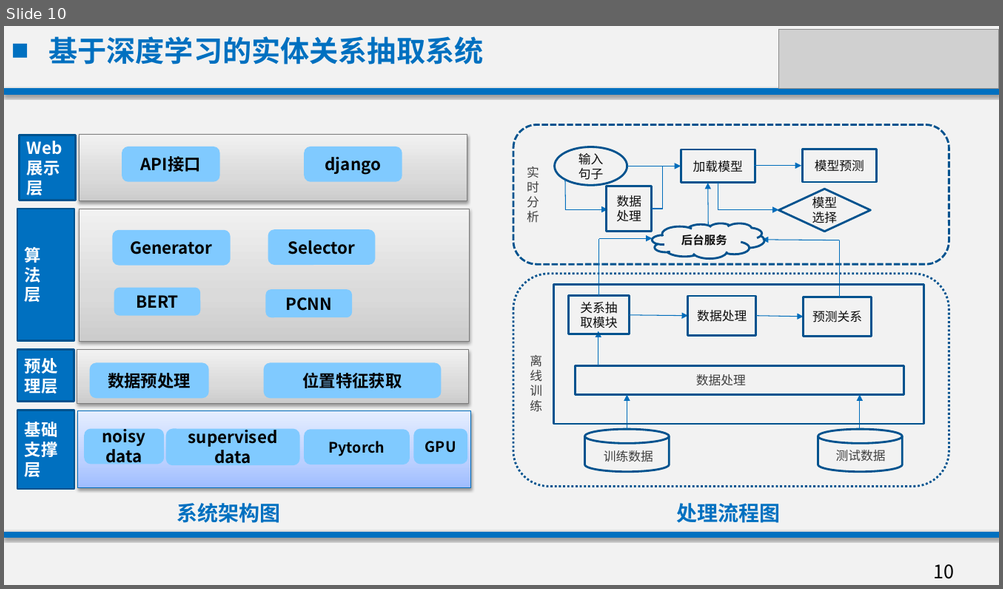
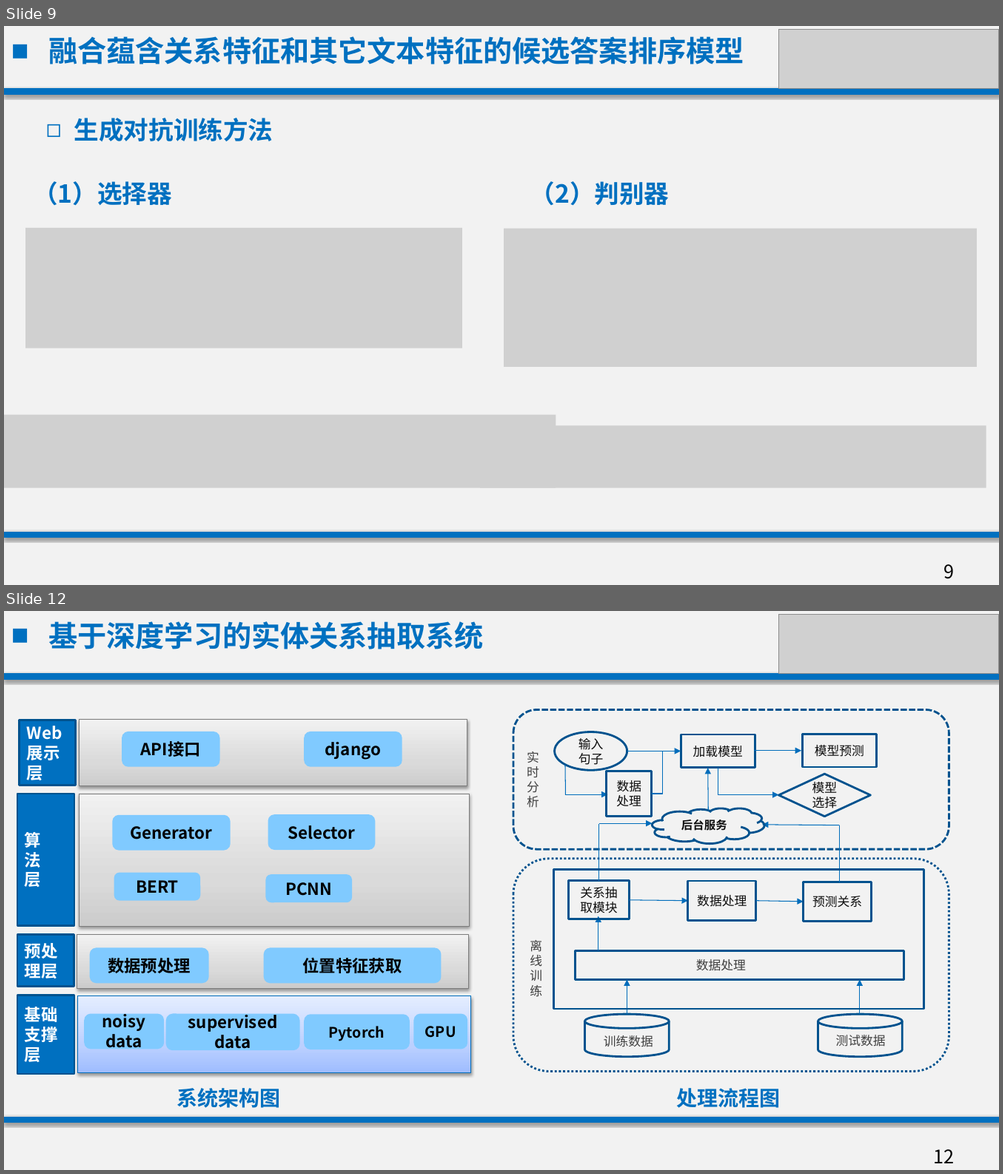
Before and after one commit to Mrbendy/djangohkh, a slide deck: mid/何康镐中期答辩.pptx. Shown one above the other, each under a label of ours: slide 10 before the commit, slides 9 and 12 after it; the slides between them are not shown. The pictures are 1003x589 and 1003x1174 pixels, drawn with LibreOffice and Linux fonts; fonts in the diff are those of the drawing; grey boxes stand for pictures; background and template pictures are left out. Boxes give left, top, right and bottom in pixels: in the first picture for what was removed or moved away, otherwise in the second. Text is boxed around its words. In the diff, an @@ line names an element or a change of style, - is before the commit and + after.

```diff
--- a/mid/何康镐中期答辩.pptx
+++ b/mid/何康镐中期答辩.pptx
@@ slide 9 added at (4, 26, 999, 585), background picture (left out); not listed: 2 template elements that a slide beside it also shows @@
@@ text added at (48, 36, 744, 64), 28 pt, text #0070C0, bold @@
+■ 融合蕴含关系特征和其它文本特征的候选答案排序模型
@@ picture added at (780, 29, 999, 88) @@
@@ line added from (4, 92) to (999, 92), #0070C0 6 pt @@
@@ text added at (74, 118, 273, 141), 24 pt, text #0070C0, bold @@
+◻ 生成对抗训练方法
@@ text added at (33, 181, 172, 206), 24 pt, text #0070C0, bold @@
+（1）选择器
@@ text added at (530, 181, 669, 206), 24 pt, text #0070C0, bold @@
+（2）判别器
@@ picture added at (25, 228, 462, 349) @@
@@ picture added at (504, 228, 977, 367) @@
@@ picture added at (4, 414, 556, 488) @@
@@ picture added at (480, 426, 986, 488) @@
@@ line added from (4, 535) to (999, 535), #0070C0 6 pt @@
@@ what was slide 10 is now slide 12 @@
@@ page number at (933, 1150, 954, 1164): text changed @@
-10
+12
```
Also in this commit, not shown: 2 slides changed, 1 other slide added, 4 other files.
